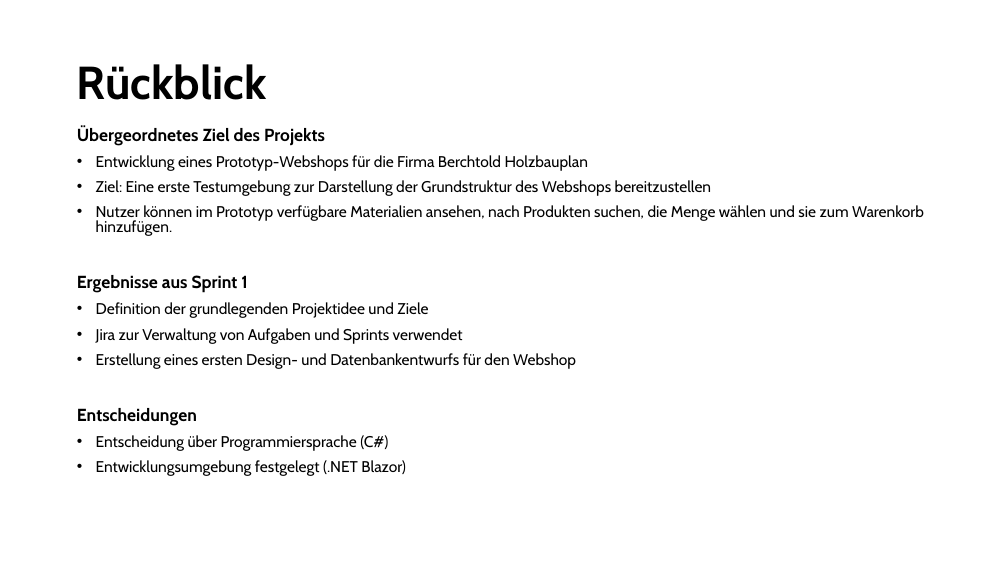
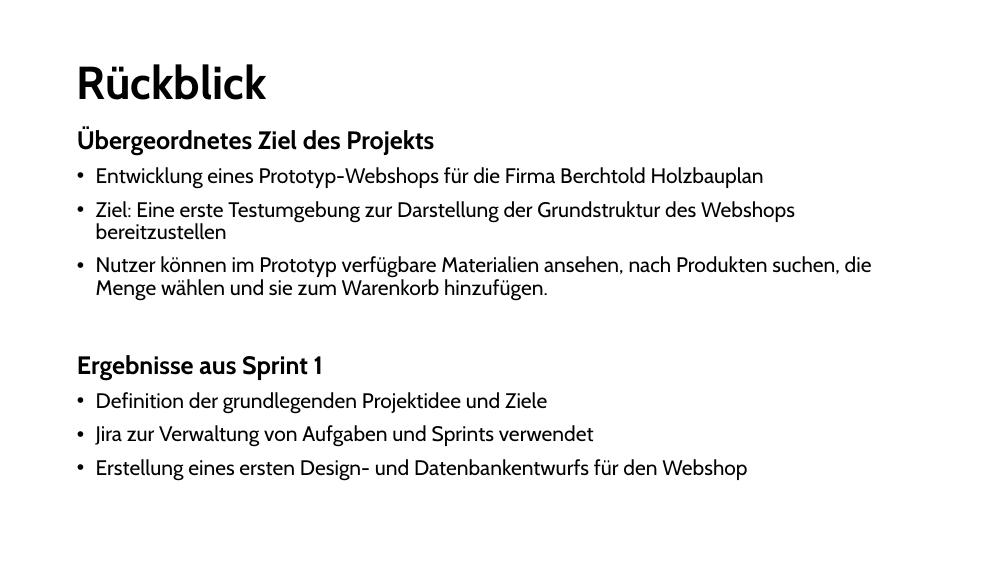
Before and after one commit to HalbmayrJulian/JHLB-BerchtoldHolzbauplanWebshop, a slide deck: slide 3 of Zwischenpräsentation.pptx. Drawn at 1008x567 pixels with LibreOffice and Linux fonts; fonts in the diff are those of the drawing. Boxes give left, top, right and bottom in pixels: in the first picture for what was removed or moved away, otherwise in the second. Text is boxed around its words. In the diff, an @@ line names an element or a change of style, - is before the commit and + after.

Commit message:
Zwischenpräsentation überarbeitet

```diff
--- a/Zwischenpräsentation.pptx
+++ b/Zwischenpräsentation.pptx
@@ text "Übergeordnetes Ziel des Projekts" at box(77, 128, 872, 481): size 16.6 to 24 pt in "Übergeordnetes Ziel des Projekts", "Ergebnisse aus Sprint 1"; size 14.8 to 20 pt in "Entwicklung eines Prototyp-Webshops für die Firma Berchtold ...", "Ziel: Eine erste Testumgebung zur Darstellung der ...", "Nutzer können im Prototyp verfügbare Materialien ansehen, ...", "Definition der grundlegenden Projektidee und Ziele" and 2 more places; line spacing 0.8 to 0.9 @@
@@ text at box(77, 408, 406, 476): paragraphs removed @@
-Entscheidungen
-• Entscheidung über Programmiersprache (C#)
-• Entwicklungsumgebung festgelegt (.NET Blazor)
```
